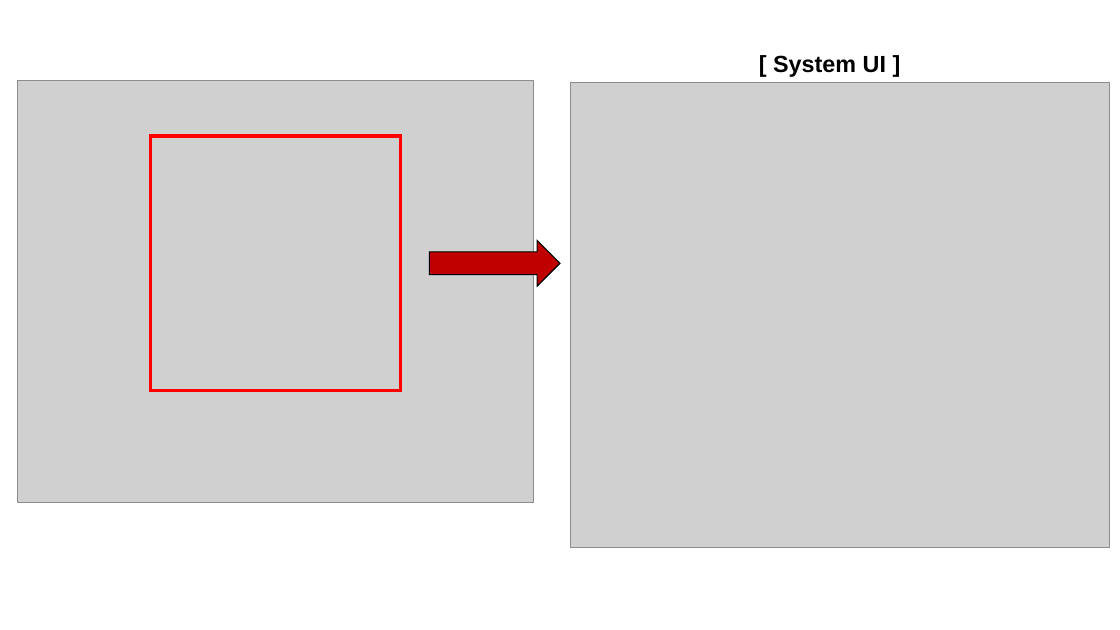
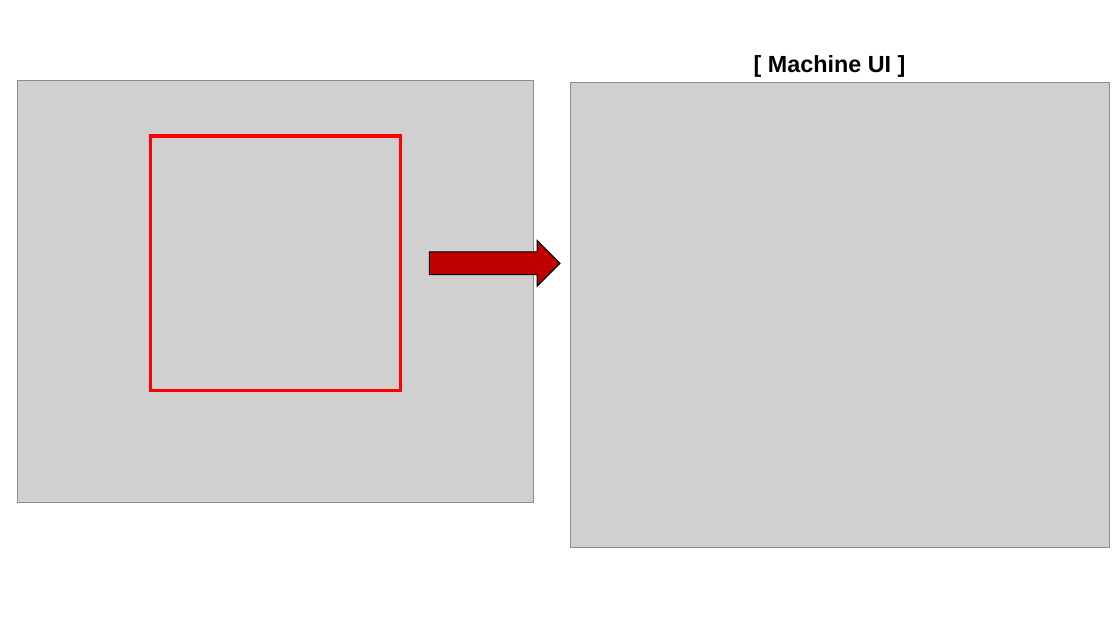
Before and after one commit to SaintSeong/JusungProject, a slide deck: slide 5 of A조 발표/A조 폼보드.pptx. Drawn at 1120x630 pixels with LibreOffice and Linux fonts; fonts in the diff are those of the drawing; grey boxes stand for pictures. Boxes give left, top, right and bottom in pixels: in the first picture for what was removed or moved away, otherwise in the second. Text is boxed around its words. In the diff, an @@ line names an element or a change of style, - is before the commit and + after.

```diff
--- a/A조 발표/A조 폼보드.pptx
+++ b/A조 발표/A조 폼보드.pptx
@@ text at <box>768,55,891,73</box>: text changed @@
-[ System UI ]
+[ Machine UI ]
```
Also in this commit, not shown: 2 other slides changed, 1 slide added, 1 slide removed, 2 other files.
